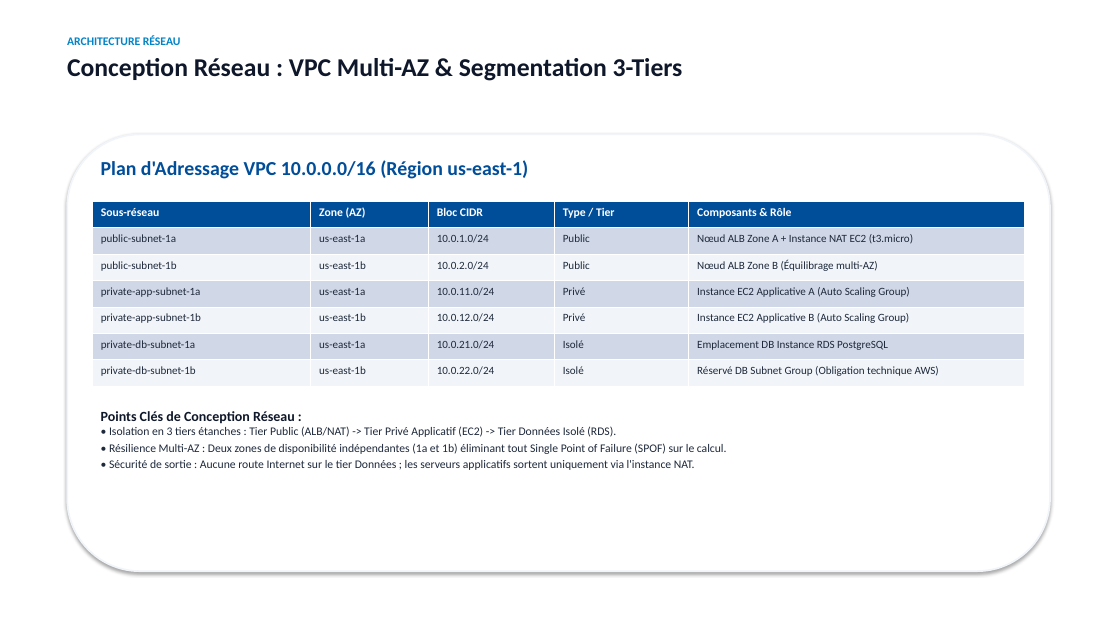
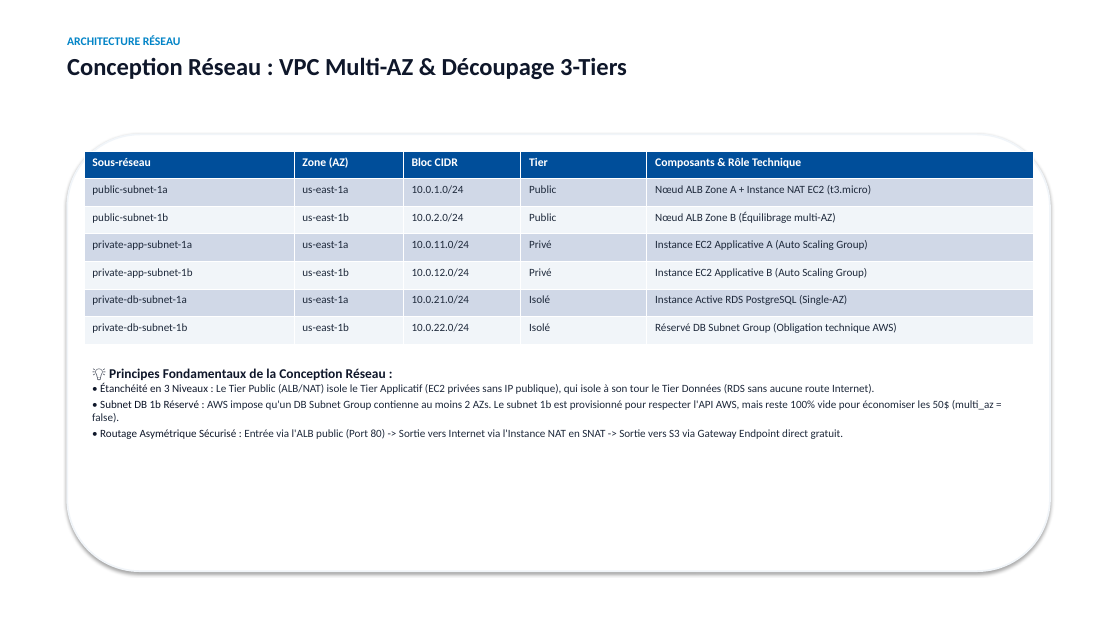
Before and after one commit to MohamedJebahi21/projet-aws, a slide deck: slide 5 of docs/Presentation_Soutenance_CineTrekker.pptx (slide 4 before the commit). Drawn at 1120x630 pixels with LibreOffice and Linux fonts; fonts in the diff are those of the drawing. Boxes give left, top, right and bottom in pixels: in the first picture for what was removed or moved away, otherwise in the second. Text is boxed around its words. In the diff, an @@ line names an element or a change of style, - is before the commit and + after.

Commit message:
feat(presentation): enrichissement a 14 slides - ajout complet de RDS, CloudWatch, S3 Endpoint, 5 axes et securite

```diff
--- a/docs/Presentation_Soutenance_CineTrekker.pptx
+++ b/docs/Presentation_Soutenance_CineTrekker.pptx
@@ text at <box>67,57,627,79</box>: text changed; size 22 to 21 pt @@
-Conception Réseau : VPC Multi-AZ & Segmentation 3-Tiers
+Conception Réseau : VPC Multi-AZ & Découpage 3-Tiers
@@ table at <box>84,151,1033,344</box> @@
-row 1, column 4: Type / Tier
+row 1, column 4: Tier
-row 1, column 5: Composants & Rôle
+row 1, column 5: Composants & Rôle Technique
-row 6, column 5: Emplacement DB Instance RDS PostgreSQL
+row 6, column 5: Instance Active RDS PostgreSQL (Single-AZ)
@@ table: place and size @@
-table at <box>92,202,1025,386</box>
+table at <box>84,151,1033,344</box>
@@ text removed at <box>101,160,528,179</box> @@
-Plan d'Adressage VPC 10.0.0.0/16 (Région us-east-1)
@@ text at <box>92,368,994,439</box>: text changed; size 10 to 9.5 pt @@
-Points Clés de Conception Réseau :
-• Isolation en 3 tiers étanches : Tier Public (ALB/NAT) -> Tier Privé Applicatif (EC2) -> Tier Données Isolé (RDS).
-• Résilience Multi-AZ : Deux zones de disponibilité indépendantes (1a et 1b) éliminant tout Single Point of Failure (SPOF) sur le calcul.
-• Sécurité de sortie : Aucune route Internet sur le tier Données ; les serveurs applicatifs sortent uniquement via l'instance NAT.
+💡 Principes Fondamentaux de la Conception Réseau :
+• Étanchéité en 3 Niveaux : Le Tier Public (ALB/NAT) isole le Tier Applicatif (EC2 privées sans IP publique), qui isole à son tour le Tier Données (RDS sans aucune route Internet).
+• Subnet DB 1b Réservé : AWS impose qu'un DB Subnet Group contienne au moins 2 AZs. Le subnet 1b est provisionné pour respecter l'API AWS, mais reste 100% vide pour économiser les 50$ (multi_az = false).
+• Routage Asymétrique Sécurisé : Entrée via l'ALB public (Port 80) -> Sortie vers Internet via l'Instance NAT en SNAT -> Sortie vers S3 via Gateway Endpoint direct gratuit.
```
Also in this commit, not shown: 8 other slides changed, 5 slides added.
